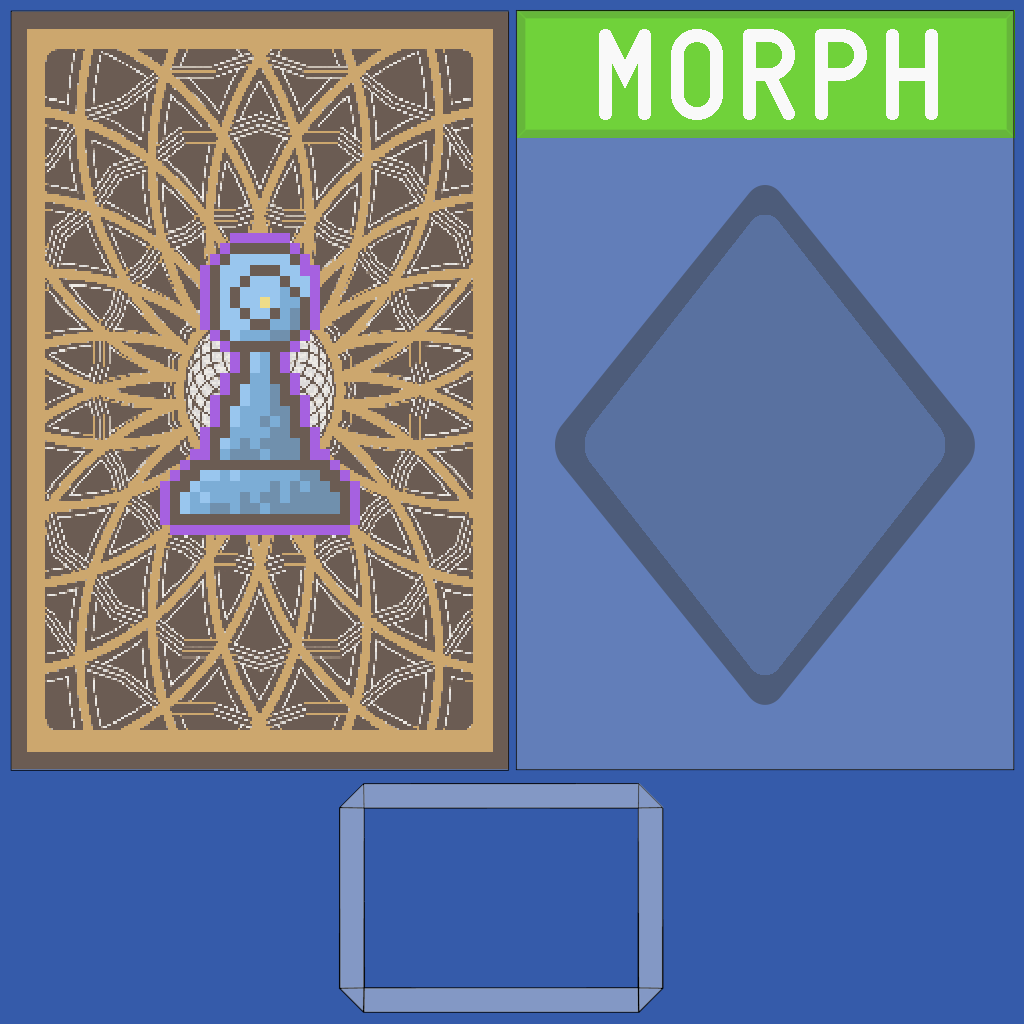
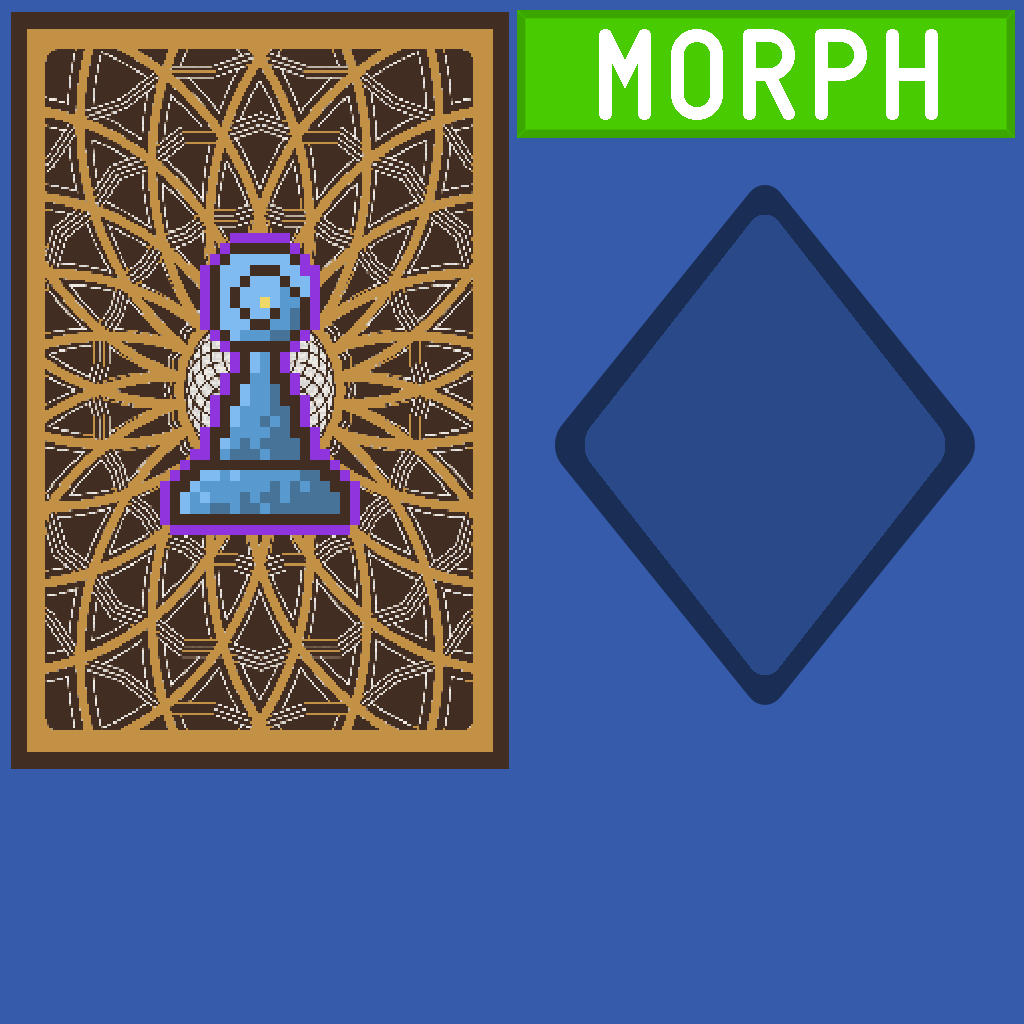
Revision of a layered 1024px x 1024px image; what changed, layer by layer:
hid "UV_UI_Card" over left=10, top=9, right=1015, bottom=1013
